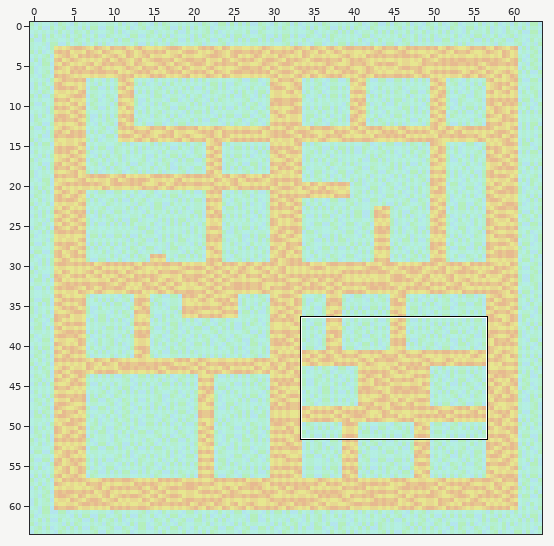
An edit to a level. Tiled map, Momo/TestGame/TestGameContent/maps/zone01/zone01.tmx. Above: a wide view before the commit, with the close-up outlined.
Close-up. First the earlier version:
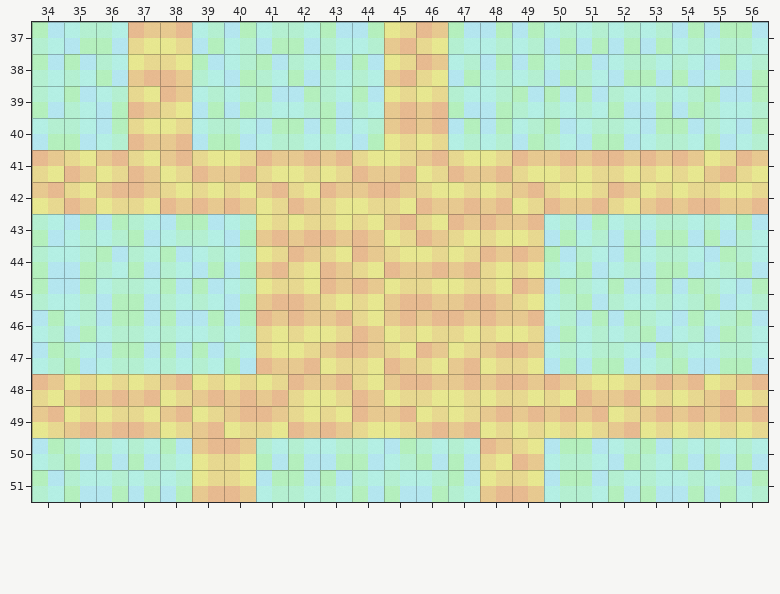
Cells are 64x64 px. Shown: x 34..56, y 37..51.
After the commit:
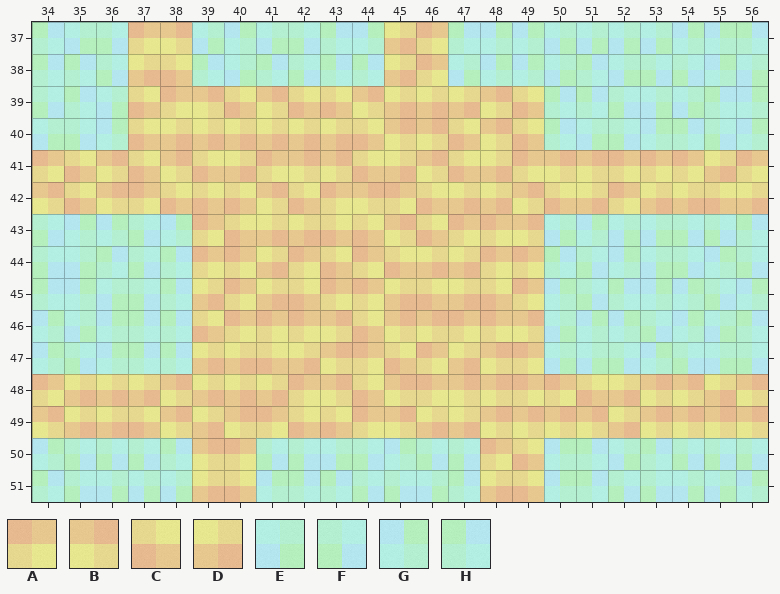
Key: from "cityfloor": A 0, B 0 flipped left-right, C 0 flipped up-down, D 0 turned 180; from "citywalls": E 0, F 0 flipped left-right, G 0 flipped up-down, H 0 turned 180.
_ is an empty cell.
Tiles replaced or removed in this view: E, F, G, H.
Diff:
Changed rows in their new state; . is an unchanged cell.
Layer "Floor":
first column x 39:
39 BCBCCB..DBC
40 DDDDDC..CBC
43 AC.........
44 AA.........
45 DA.........
46 CA.........
47 DD.........
Layer "Walls":
first column x 39:
39 ______..___
40 ______..___
43 __.........
44 __.........
45 __.........
46 __.........
47 __.........
Pixel boxes of the changes (left, top, right, bottom) in both close-ups:
changed: (192, 86, 384, 150)
changed: (448, 86, 544, 150)
changed: (192, 214, 256, 374)
